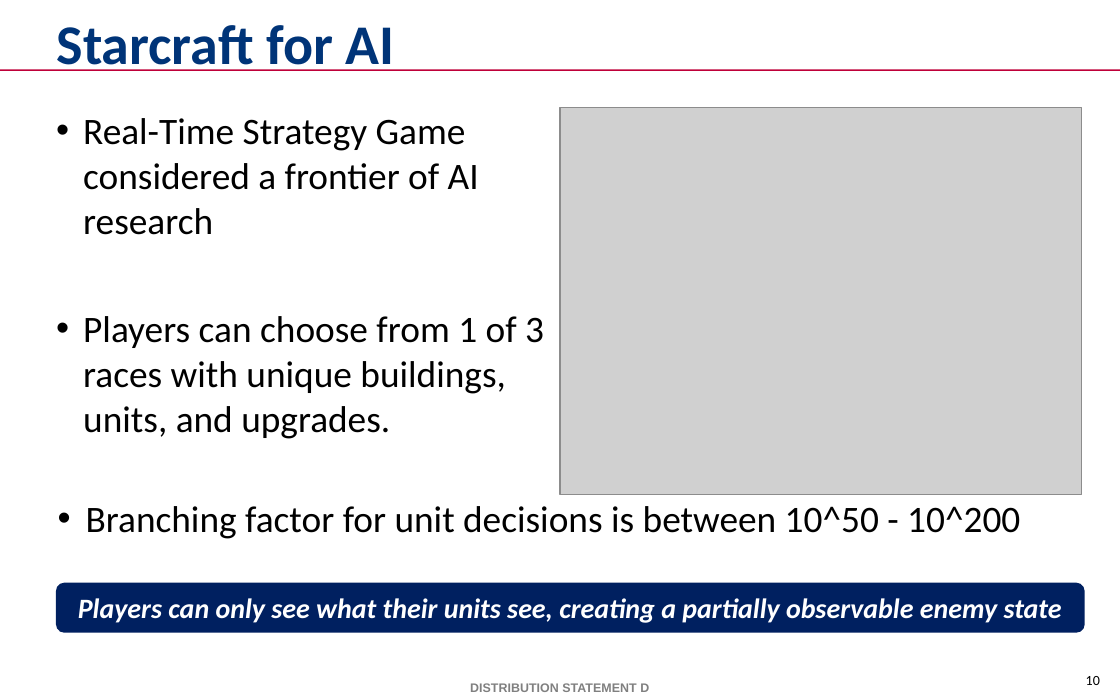
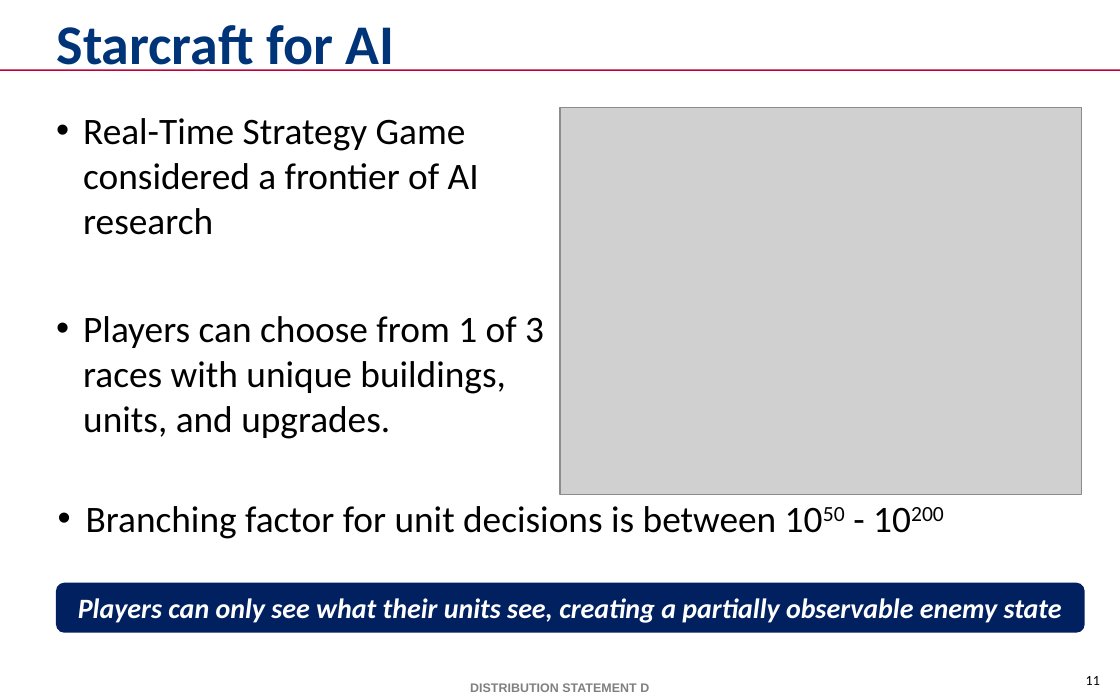
Before and after one commit to mikewkozak/IRE, a slide deck: slide 11 of Documentation/mkozak - Intent Recognition Engine.pptx (slide 10 before the commit). Drawn at 1120x700 pixels with LibreOffice and Linux fonts; fonts in the diff are those of the drawing; grey boxes stand for pictures; background and template pictures are left out. Boxes give left, top, right and bottom in pixels: in the first picture for what was removed or moved away, otherwise in the second. Text is boxed around its words. In the diff, an @@ line names an element or a change of style, - is before the commit and + after.

```diff
--- a/Documentation/mkozak - Intent Recognition Engine.pptx
+++ b/Documentation/mkozak - Intent Recognition Engine.pptx
@@ text at (x1=86, y1=506, x2=777, y2=539): text changed @@
-• Branching factor for unit decisions is between 10^50 - 10^200
+• Branching factor for unit decisions is between 1050 - 10200
@@ page number at (x1=1086, y1=676, x2=1100, y2=685): text changed @@
-10
+11
```
Also in this commit, not shown: 16 other slides changed, 8 slides added, 4 slides removed, 5 other files.
